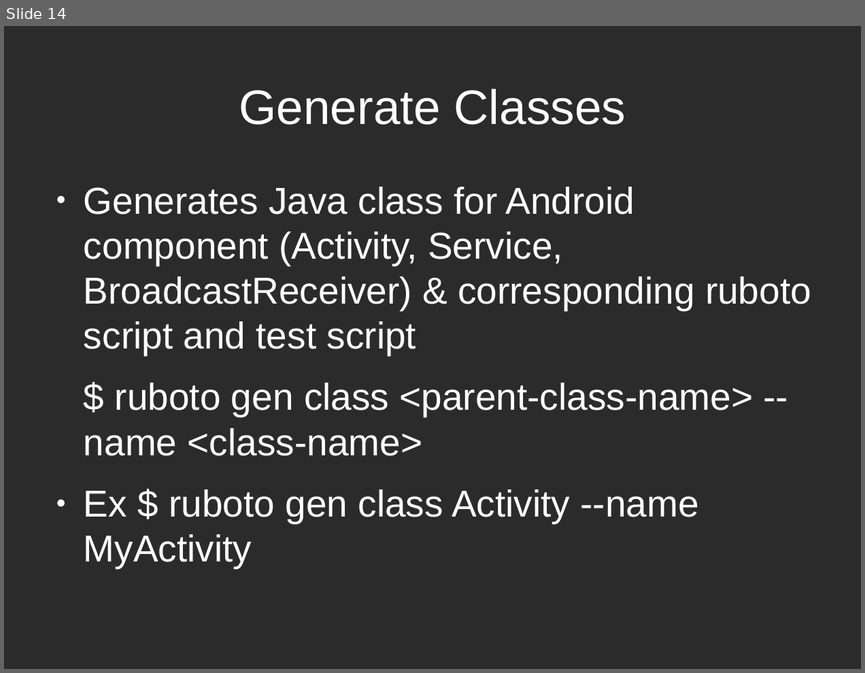
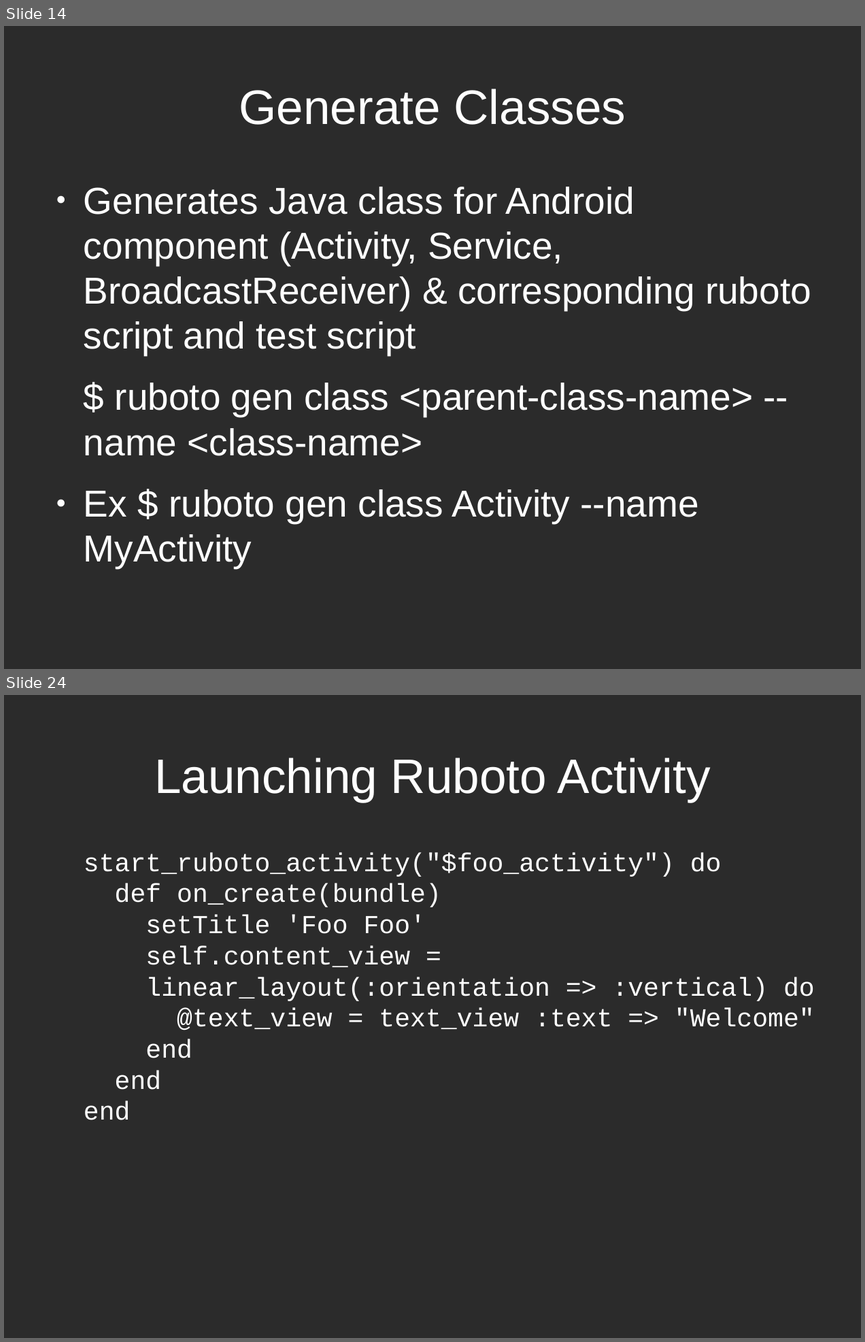
Before and after one commit to speakingcode/pres-ruboto, a slide deck: pres-ruboto.odp. Shown one above the other, each under a label of ours: slide 14 before the commit, slides 14 and 24 after it; the slides between them are not shown. The pictures are 865x673 and 865x1342 pixels, drawn with LibreOffice and Linux fonts; fonts in the diff are those of the drawing; background and template pictures are left out; a plain dark background stands for a picture behind light text. Boxes give left, top, right and bottom in pixels: in the first picture for what was removed or moved away, otherwise in the second. Text is boxed around its words. In the diff, an @@ line names an element or a change of style, - is before the commit and + after.

```diff
--- a/pres-ruboto.odp
+++ b/pres-ruboto.odp
@@ slide 24 added at bbox=[4, 695, 861, 1338], background picture (left out) @@
@@ title added at bbox=[154, 758, 711, 802], 44.8 pt, text #FFFFFF @@
+Launching Ruboto Activity
@@ text added at bbox=[84, 853, 815, 1120], 24 pt, text #FFFFFF @@
+start_ruboto_activity("$foo_activity") do
+def on_create(bundle)
+setTitle 'Foo Foo'
+self.content_view =
+linear_layout(:orientation => :vertical) do
+@text_view = text_view :text => "Welcome"
+end
+end
+end
```
Also in this commit, not shown: 7 slides changed, 8 other slides added, 1 slide removed.
